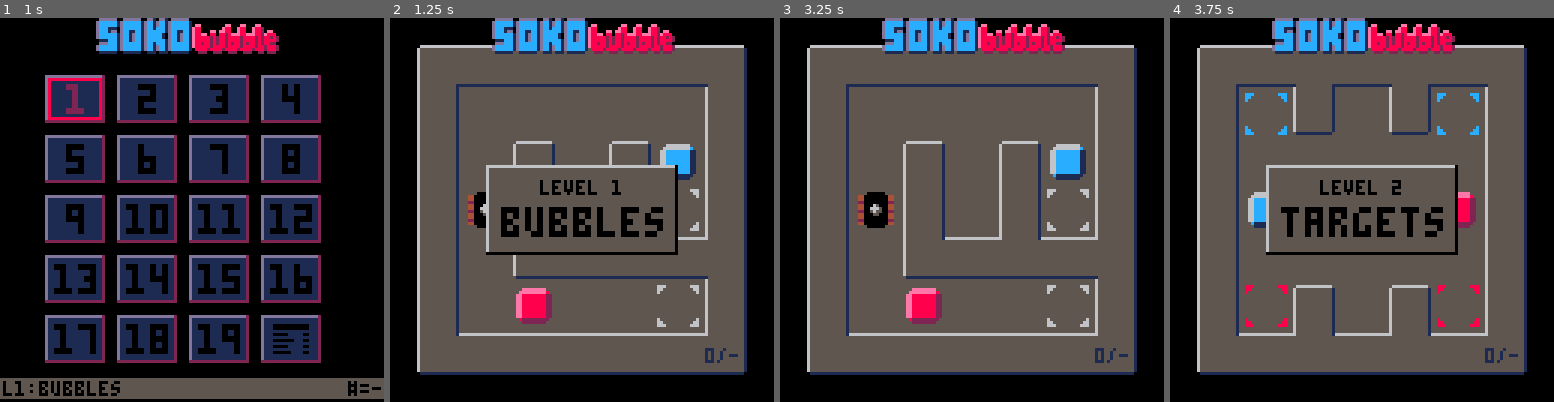
Above: before the commit, frames 1-4 (left to right).
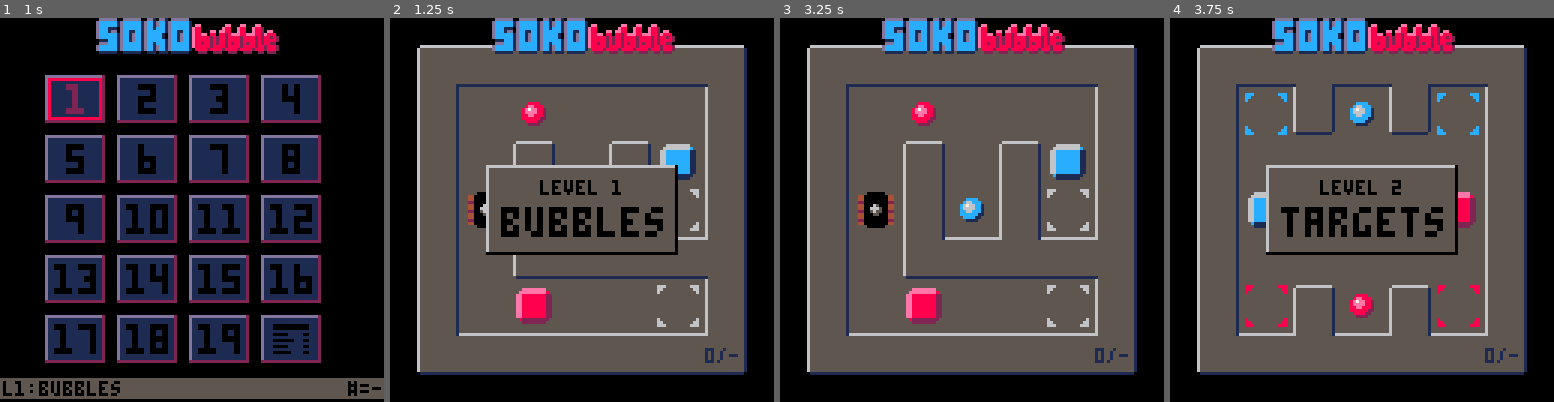
Above: after the commit, the same moments.

Repository: erwinbonsma/SokoBubbleP8
Game: PICO-8 cartridge sokobubble.p8
Two runs of this game, one before a commit and one after it. Both use one fixed random seed, a clock stepped at 60 frames per second and the inputs below.
Inputs:
- Up to frame 1 (1 s): tap X (X key) at 0.33 s; tap O (Z key) at 0.7 s
- Up to frame 2 (1.25 s): tap X (X key) at 1.07 s
- Up to frame 3 (3.25 s): hold Right 1.6-2.1 s; tap O (Z key) every 0.4 s from 1.7 to 2.9 s; tap X (X key) at 1.85, 2.97 s; hold Up 2.15-2.42 s; hold Right 2.47-3.03 s; hold Left from 3.08 s (still down)
- Up to frame 4 (3.75 s): tap O (Z key) at 3.3, 3.7 s; release Left at 3.58 s; hold Down from 3.63 s (still down)

Frame 1 is identical in both runs. In frame 2, 0.3% of the frame differs, in the area x 34-41%, y 21-29%; in frame 3, 0.6%, in the area x 34-54%, y 21-54%; in frame 4, 0.6%.

Commit message:
Update label (logo colors, etc)

Diff:
--- a/sokobubble.p8
+++ b/sokobubble.p8
@@ -1357,7 +1357,7 @@
    if fget(si,flag_bub) then
     bubble_pal(bub_color(si))
     spr(
-     13,
+     12,
      self.sx0+x*ss+4,
      self.sy0+y*ss+4
     )
Not shown, changed: the thumbnail (__label__) section of sokobubble.p8
